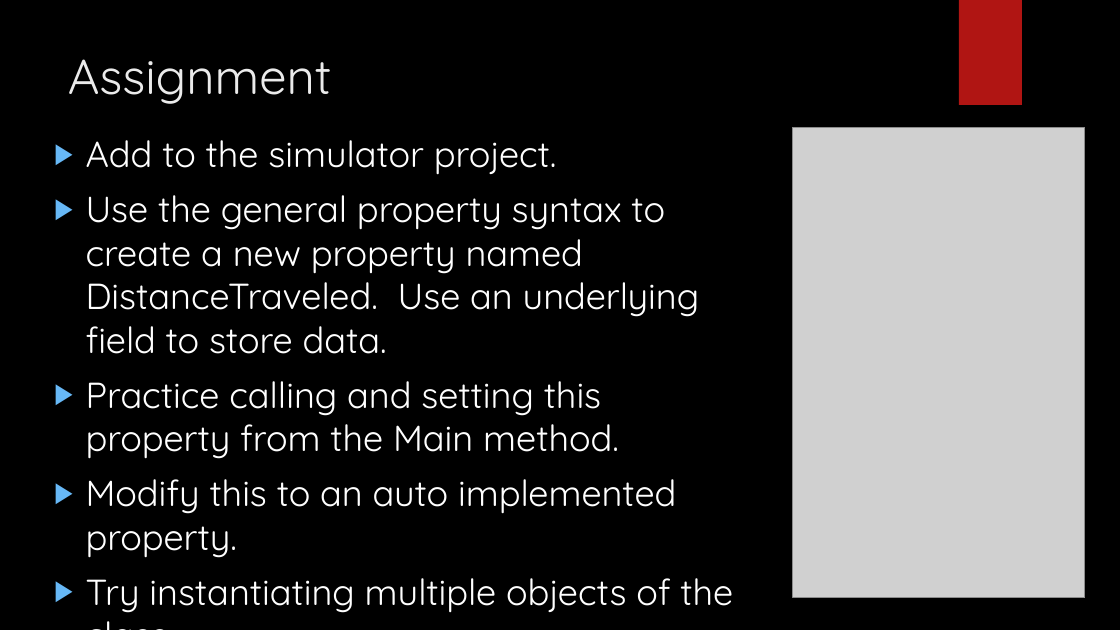
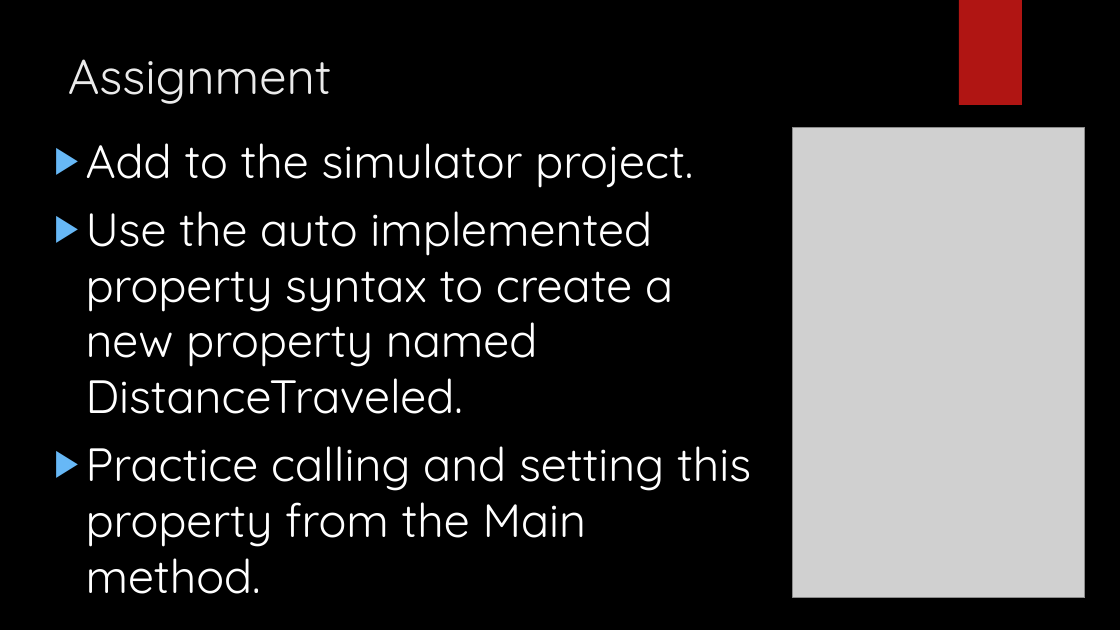
Before and after one commit to LogolsLLC/Logols-May2018, a slide deck: slide 18 of Slides/03_OOP_TrainingPlan.pptx. Drawn at 1120x630 pixels with LibreOffice and Linux fonts; fonts in the diff are those of the drawing; grey boxes stand for pictures; background and template pictures are left out. Boxes give left, top, right and bottom in pixels: in the first picture for what was removed or moved away, otherwise in the second. Text is boxed around its words. In the diff, an @@ line names an element or a change of style, - is before the commit and + after.

Commit message:
slide updates

```diff
--- a/Slides/03_OOP_TrainingPlan.pptx
+++ b/Slides/03_OOP_TrainingPlan.pptx
@@ text at [86, 143, 751, 594]: size 31 to 40 pt in "Add to the simulator project.", "Practice calling and setting this property from ..." @@
@@ text at [86, 211, 673, 414]: text changed; size 31 to 40 pt @@
-▶ Use the general property syntax to create a new property named DistanceTraveled. Use an underlying field to store data.
+▶ Use the auto implemented property syntax to create a new property named DistanceTraveled.
@@ text at [86, 479, 733, 613]: paragraphs removed @@
-▶ Modify this to an auto implemented property.
-▶ Try instantiating multiple objects of the class.
```
Also in this commit, not shown: 3 other slides changed, 3 slides added.
